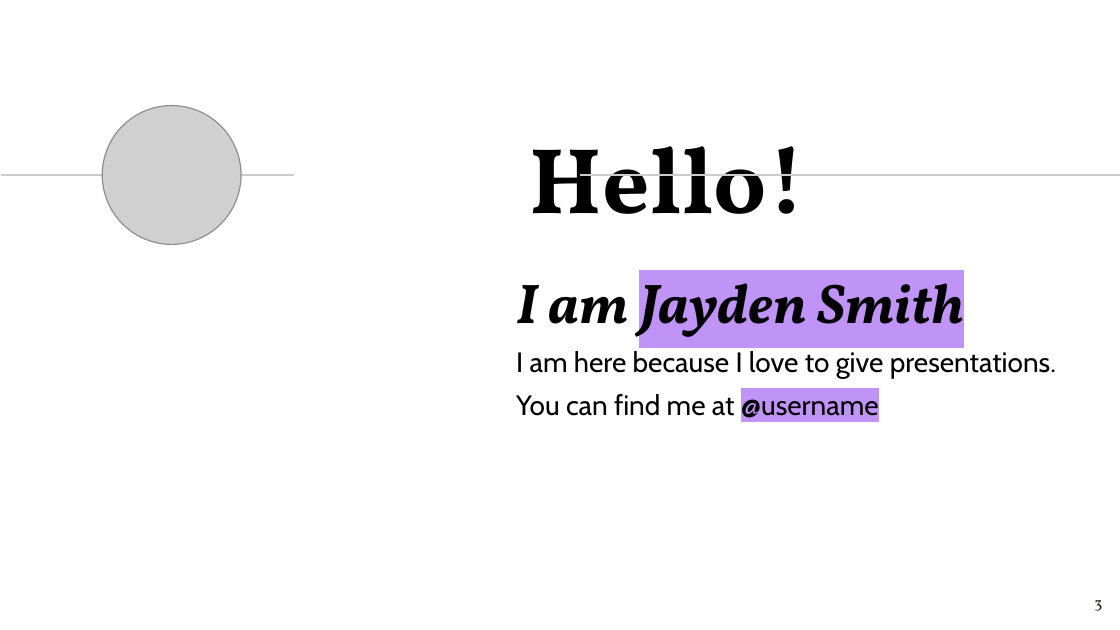
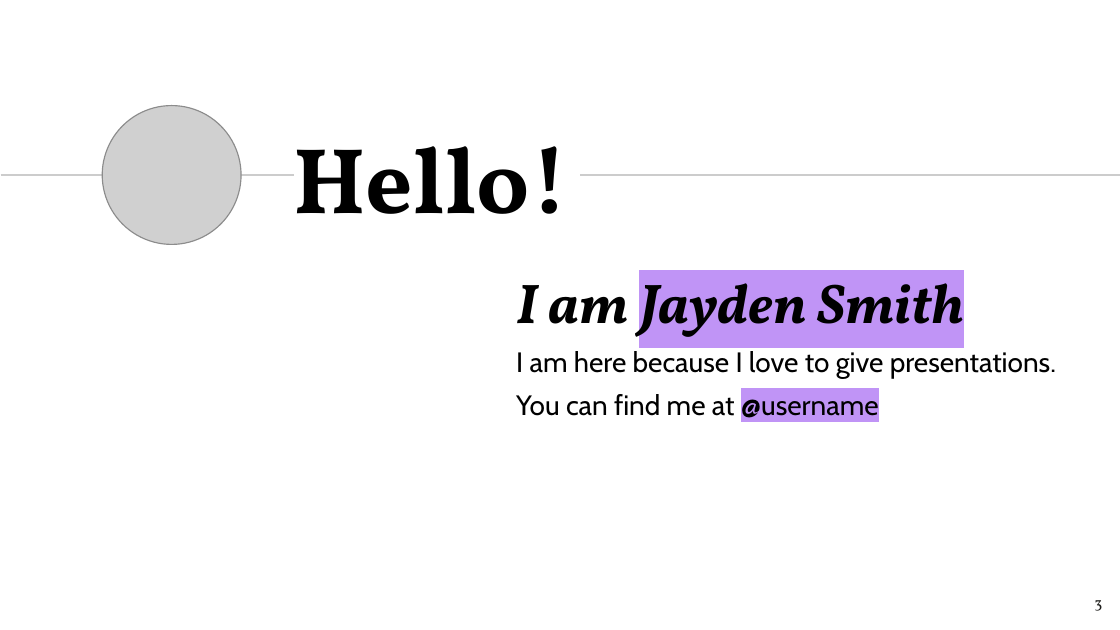
Before and after one commit to NILGroup/TFG-1920-DiscapacidadVisual, a slide deck: slide 3 of Defensa/Viola · SlidesCarnival_DiaposClara.pptx. Drawn at 1120x630 pixels with LibreOffice and Linux fonts; fonts in the diff are those of the drawing; grey boxes stand for pictures. Boxes give left, top, right and bottom in pixels: in the first picture for what was removed or moved away, otherwise in the second. Text is boxed around its words. In the diff, an @@ line names an element or a change of style, - is before the commit and + after.

```diff
--- a/Defensa/Viola · SlidesCarnival_DiaposClara.pptx
+++ b/Defensa/Viola · SlidesCarnival_DiaposClara.pptx
@@ title "Hello!": place and size @@
-title "Hello!" at [530,146,806,214]
+title "Hello!" at [293,146,569,214]
```
Also in this commit, not shown: 5 other slides changed, 8 slides added, 1 slide removed, 23 other files.
